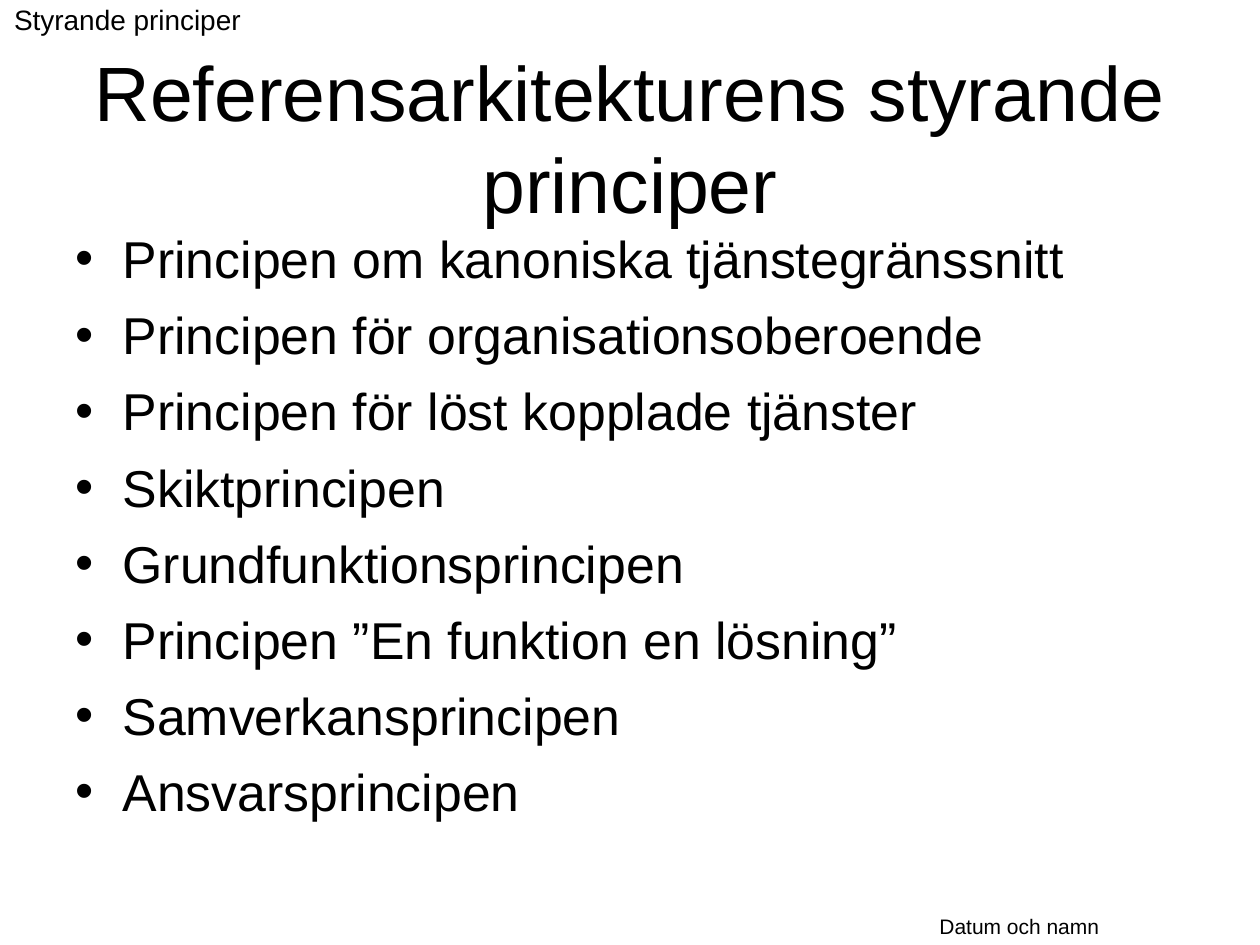
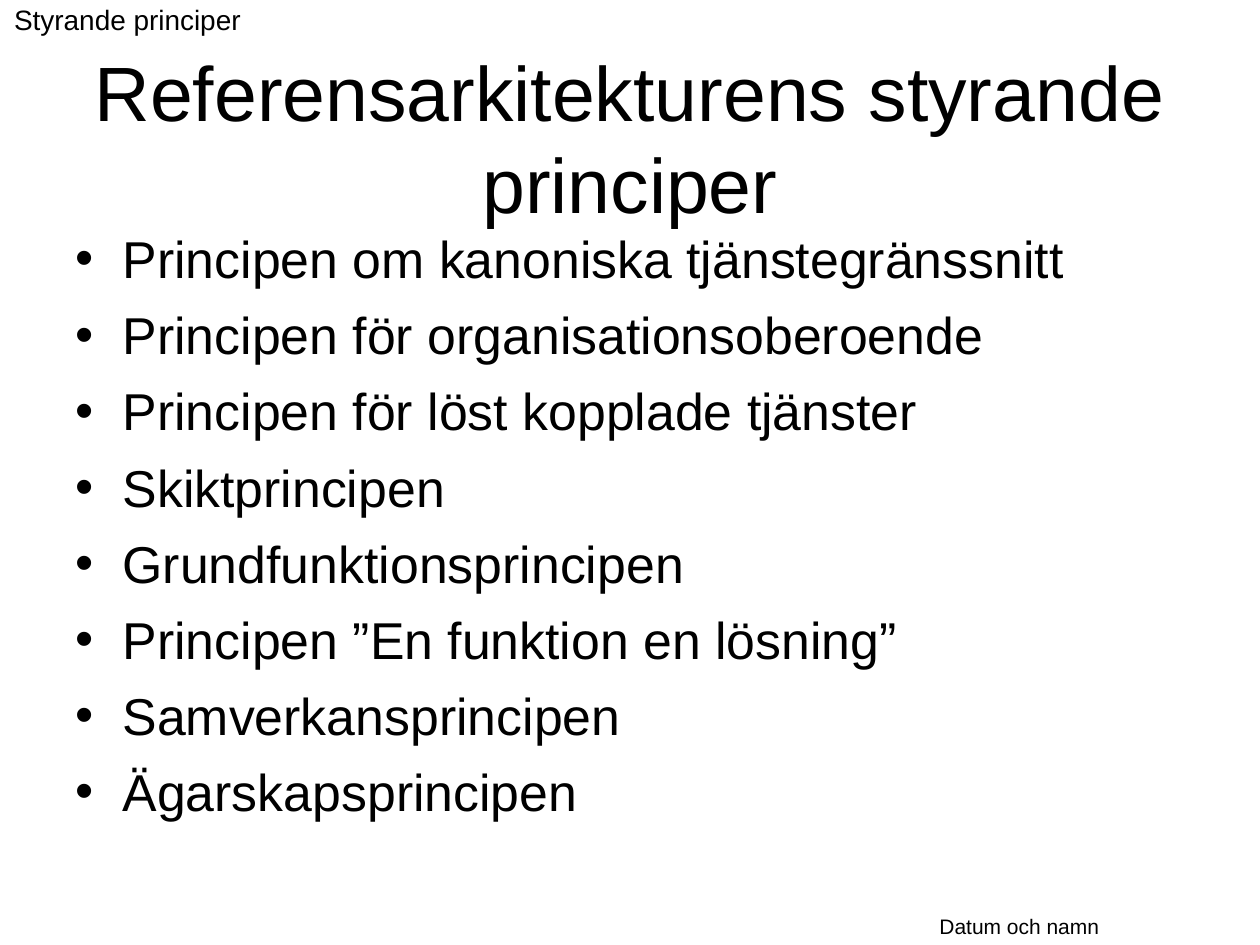
Before and after one commit to Vastra-Gotalandsregionen/oppna-program-hsatools, a slide deck: slide 19 of reference-architecture/Introduktion/Referensarkitektur_oversikt.ppt (slide 20 before the commit). Drawn at 1260x945 pixels with LibreOffice and Linux fonts; fonts in the diff are those of the drawing; background and template pictures are left out. Boxes give left, top, right and bottom in pixels: in the first picture for what was removed or moved away, otherwise in the second. Text is boxed around its words. In the diff, an @@ line names an element or a change of style, - is before the commit and + after.

```diff
--- a/reference-architecture/Introduktion/Referensarkitektur_oversikt.ppt
+++ b/reference-architecture/Introduktion/Referensarkitektur_oversikt.ppt
@@ text at bbox=[123, 770, 578, 822]: text changed @@
-• Ansvarsprincipen
+• Ägarskapsprincipen
```
Also in this commit, not shown: 4 other slides changed, 2 slides added, 2 slides removed, 2 other files.
